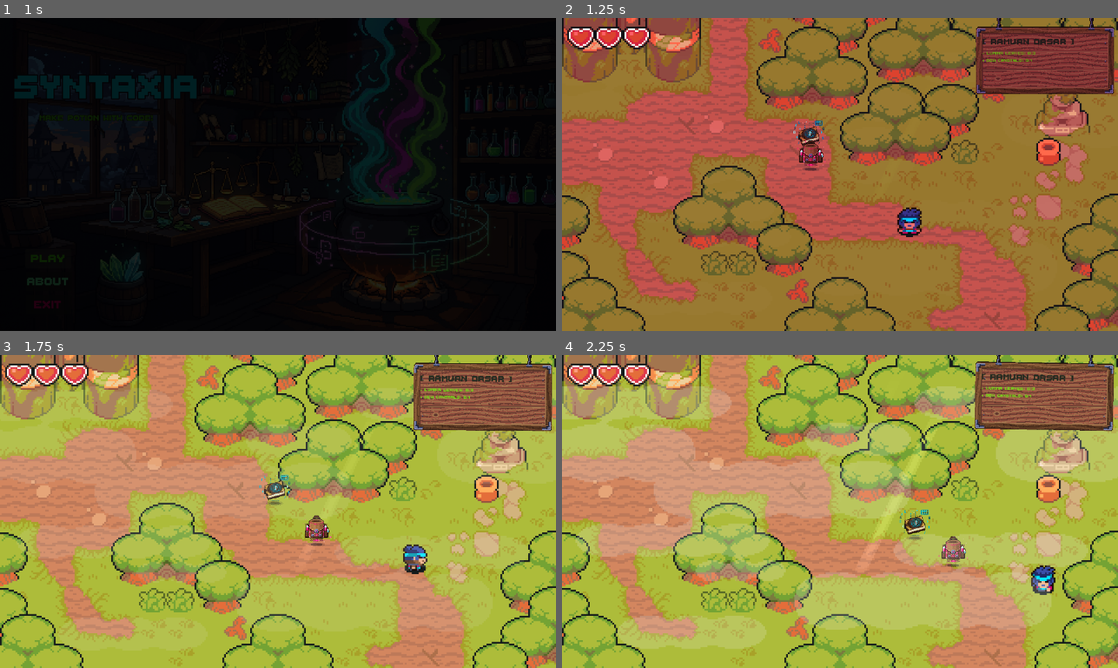
Above: before the commit, frames 1-4 (two rows, left to right).
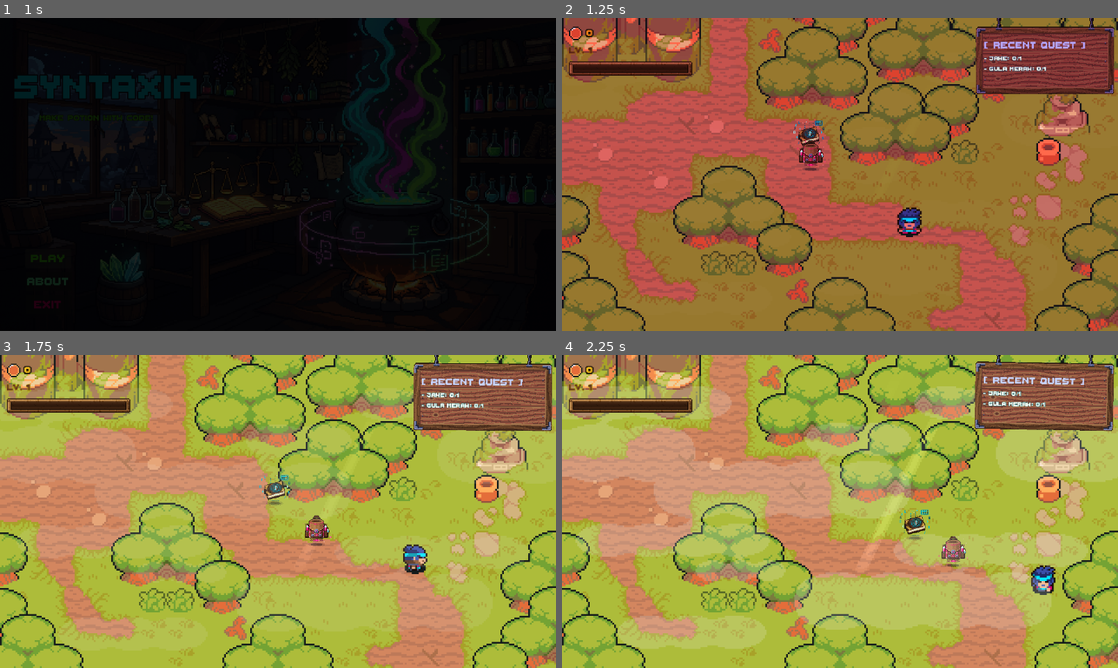
Above: after the commit, the same moments.

Repository: AdhyDa/Syntaxia
Game: Godot game, scene res://content/menu/title_screen.tscn
Two runs of this game, one before a commit and one after it. Both use one fixed random seed, a clock stepped at 60 frames per second and the inputs below.
Inputs (mouse positions are in pixels of both pictures, inside the frame that each line leads up to):
- Up to frame 1 (1 s): click "PLAY" at 0.5 s
- Up to frame 2 (1.25 s): no input
- Up to frame 3 (1.75 s): move the mouse to (400, 495) at 1.27 s; hold Right (move_right) from 1.28 s (still down); click (400, 495) at 1.42 s
- Up to frame 4 (2.25 s): move the mouse to (728, 527) at 2.02 s; release Right (move_right) at 2.03 s; hold Down (move_down) from 2.03 s (still down); click (728, 527) at 2.17 s

Frame 1 is identical in both runs. In frame 2, 2.5% of the frame differs, in the area x 0-95%, y 2-19%; in frame 3, 2.7%, in the area x 0-94%, y 2-19%; in frame 4, 2.7%.

Commit message:
Add gold and EXP HUD
Replace the player health widget with a gold counter and level/EXP bar, add the required UI assets, and update the recent quest display.

Diff:
--- a/recent_quest.gd
+++ b/recent_quest.gd
@@ -4,7 +4,7 @@
 @onready var label_objectives: Label = %LabelObjective
 
 func _ready() -> void:
-	set_quest("RAMUAN DASAR", "- Lumina Leaves: 0/3\n- Dew Crystals: 0/1")
+	set_quest("Recent Quest", "- Jahe: 0/1\n- Gula Merah: 0/1")
 	start_sway_animation()
 
 func set_quest(title_text: String, objectives_text: String) -> void:
--- a/recent_quest.tscn
+++ b/recent_quest.tscn
@@ -6,13 +6,15 @@
 
 [sub_resource type="LabelSettings" id="LabelSettings_kpyfa"]
 font = ExtResource("3_w36yp")
-font_size = 25
-font_color = Color(0.15191267, 0.17392173, 0.12990363, 1)
+font_size = 28
+font_color = Color(0.7757877, 0.8247878, 0.9905036, 1)
 
 [sub_resource type="LabelSettings" id="LabelSettings_w36yp"]
 font = ExtResource("3_w36yp")
-font_size = 12
-font_color = Color(0.46666667, 0.84313726, 0.101960786, 1)
+font_size = 17
+font_color = Color(0.97700626, 0.99986845, 0.9679453, 1)
+outline_size = 2
+outline_color = Color(0.14509805, 0.49803922, 0.52156866, 1)
 
 [node name="RecentQuest" type="Control" unique_id=649667955]
 layout_mode = 3
@@ -35,10 +37,10 @@
 
 [node name="MarginContainer" type="MarginContainer" parent="." unique_id=1636778498]
 layout_mode = 0
-offset_left = -265.0
-offset_top = 28.0
-offset_right = -183.0
-offset_bottom = 114.0
+offset_left = -262.0
+offset_top = 33.0
+offset_right = -176.0
+offset_bottom = 119.0
 theme_override_constants/margin_left = 12
 theme_override_constants/margin_top = 20
 theme_override_constants/margin_right = 12
--- a/system/ui/player_ui.gd
+++ b/system/ui/player_ui.gd
@@ -1,15 +1,20 @@
 extends Control
 
+@onready var gold_label: Label = %GoldLabel
+@onready var exp_bar: TextureProgressBar = %ExpBar
+@onready var exp_label: Label = %ExpLabel
 
-@onready var receptacle_bar: Control = %ReceptacleBar
+func _ready() -> void:
+	# Set nilai awal saat game dimulai
+	update_gold(0)
+	update_exp(0, 100, 1)
 
+# Fungsi untuk mengubah angka Gold
+func update_gold(amount: int) -> void:
+	gold_label.text = str(amount)
 
-var resource_life:ResourceLife:
-	set(v):
-		resource_life = v
-		receptacle_bar.max_life = resource_life.max_life
-		resource_life.life_changed.connect(on_life_changed)
-
-
-func on_life_changed():
-	receptacle_bar.life = resource_life.life
+# Fungsi untuk mengubah Bar EXP dan Level
+func update_exp(current_exp: int, max_exp: int, level: int = 1) -> void:
+	exp_bar.max_value = max_exp
+	exp_bar.value = current_exp
+	exp_label.text = "LV. %d" % level
--- a/system/ui/player_ui.tscn
+++ b/system/ui/player_ui.tscn
@@ -1,28 +1,69 @@
-[gd_scene load_steps=4 format=3 uid="uid://ck8bsyolnkr5h"]
+[gd_scene format=3 uid="uid://ck8bsyolnkr5h"]
 
-[ext_resource type="Script" path="res://system/ui/player_ui.gd" id="1_ky034"]
-[ext_resource type="Script" path="res://system/ui/receptacle_bar/receptacle_bar.gd" id="2_63s4t"]
-[ext_resource type="Texture2D" uid="uid://dy3wbh3kmrlpc" path="res://content/ui/heart.png" id="3_ef262"]
+[ext_resource type="Script" uid="uid://crch82nqup10m" path="res://system/ui/player_ui.gd" id="1_ky034"]
+[ext_resource type="FontFile" uid="uid://bho5xpqfjiwe5" path="res://content/menu/aset_menu/ThaleahFat.ttf" id="2_hdt68"]
+[ext_resource type="Texture2D" uid="uid://bg8a6raavrvkm" path="res://content/collectible/coin/Coin2.png" id="2_ps25k"]
+[ext_resource type="Texture2D" uid="uid://ifqx1lqt5hk" path="res://content/ui/exp_bar_empty.png" id="4_uwbna"]
+[ext_resource type="Texture2D" uid="uid://drialc85vx0qw" path="res://content/ui/exp_bar_full.png" id="5_4fr4j"]
 
-[node name="PlayerUi" type="Control"]
+[sub_resource type="AtlasTexture" id="AtlasTexture_vkbqd"]
+atlas = ExtResource("2_ps25k")
+region = Rect2(0, 0, 10.498314, 10)
+
+[node name="PlayerUi" type="Control" unique_id=2084834490]
 layout_mode = 3
 anchors_preset = 0
+offset_left = 4.0
+offset_top = 5.0
 offset_right = 40.0
 offset_bottom = 40.0
 mouse_filter = 2
 script = ExtResource("1_ky034")
 
-[node name="ReceptacleBar" type="Control" parent="."]
+[node name="MainMargin" type="MarginContainer" parent="." unique_id=1950282871]
+layout_mode = 0
+offset_right = 40.0
+offset_bottom = 40.0
+
+[node name="VBoxContainer" type="VBoxContainer" parent="MainMargin" unique_id=2037539726]
+layout_mode = 2
+
+[node name="GoldRow" type="HBoxContainer" parent="MainMargin/VBoxContainer" unique_id=1152323663]
+layout_mode = 2
+
+[node name="GoldIcon" type="TextureRect" parent="MainMargin/VBoxContainer/GoldRow" unique_id=52605779]
+layout_mode = 2
+texture = SubResource("AtlasTexture_vkbqd")
+expand_mode = 2
+
+[node name="GoldLabel" type="Label" parent="MainMargin/VBoxContainer/GoldRow" unique_id=868040057]
 unique_name_in_owner = true
-custom_minimum_size = Vector2(48, 16)
 layout_mode = 2
-anchors_preset = 0
-offset_left = 3.0
-offset_top = 3.0
-offset_right = 51.0
-offset_bottom = 19.0
-mouse_filter = 2
-script = ExtResource("2_63s4t")
-max_life = 12
-life = 12
-texture = ExtResource("3_ef262")
+theme_override_colors/font_color = Color(1, 0.77254903, 0.12156863, 1)
+theme_override_colors/font_outline_color = Color(0, 0, 0, 1)
+theme_override_constants/outline_size = 4
+theme_override_fonts/font = ExtResource("2_hdt68")
+theme_override_font_sizes/font_size = 13
+text = "0"
+
+[node name="ExpRow" type="VBoxContainer" parent="MainMargin/VBoxContainer" unique_id=1897102003]
+layout_mode = 2
+
+[node name="ExpLabel" type="Label" parent="MainMargin/VBoxContainer/ExpRow" unique_id=513279601]
+unique_name_in_owner = true
+layout_mode = 2
+theme_override_colors/font_color = Color(0.3764706, 0.19215687, 0.12156863, 1)
+theme_override_colors/font_outline_color = Color(0.7344815, 0.64245826, 0.035569396, 1)
+theme_override_constants/outline_size = 2
+theme_override_fonts/font = ExtResource("2_hdt68")
+theme_override_font_sizes/font_size = 13
+text = "Lv. 1"
+
+[node name="ExpBar" type="TextureProgressBar" parent="MainMargin/VBoxContainer/ExpRow" unique_id=2105689370]
+unique_name_in_owner = true
+custom_minimum_size = Vector2(120, 14)
+layout_mode = 2
+value = 50.0
+nine_patch_stretch = true
+texture_under = ExtResource("4_uwbna")
+texture_progress = ExtResource("5_4fr4j")
--- a/world.tscn
+++ b/world.tscn
@@ -264,6 +264,7 @@
 
 [node name="PlayerUi" parent="Hud" unique_id=1746786544 instance=ExtResource("15_wger8")]
 unique_name_in_owner = true
+scale = Vector2(0.5912292, 0.5912292)
 
 [node name="RecentQuest" parent="Hud" unique_id=649667955 instance=ExtResource("16_cbp6q")]
 offset_left = -962.0
Binary file added: content/collectible/bahan/herbal_spritesheet_transparent_6x.png
Not shown, added: content/collectible/bahan/herbal_spritesheet_transparent_6x.png.import
Binary file added: content/ui/exp_bar_empty.png
Not shown, added: content/ui/exp_bar_empty.png.import
Binary file added: content/ui/exp_bar_full.png
Not shown, added: content/ui/exp_bar_full.png.import
